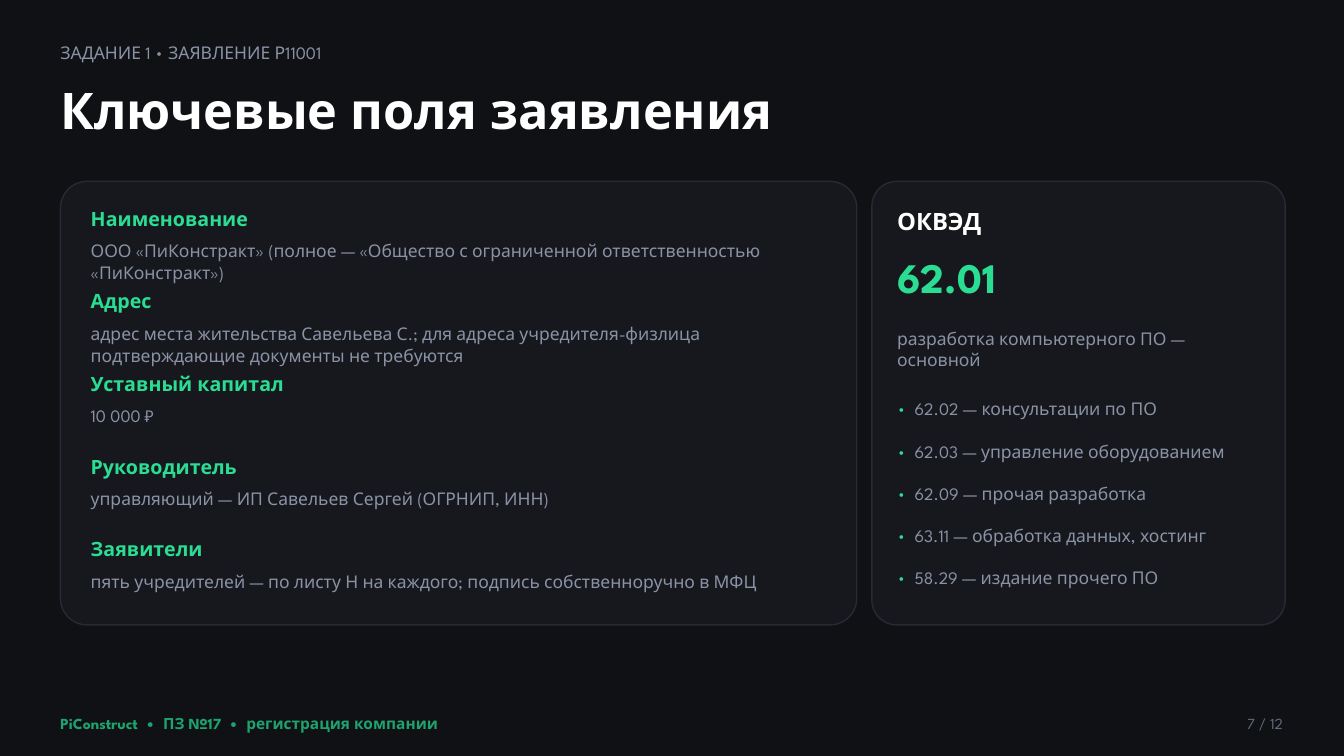
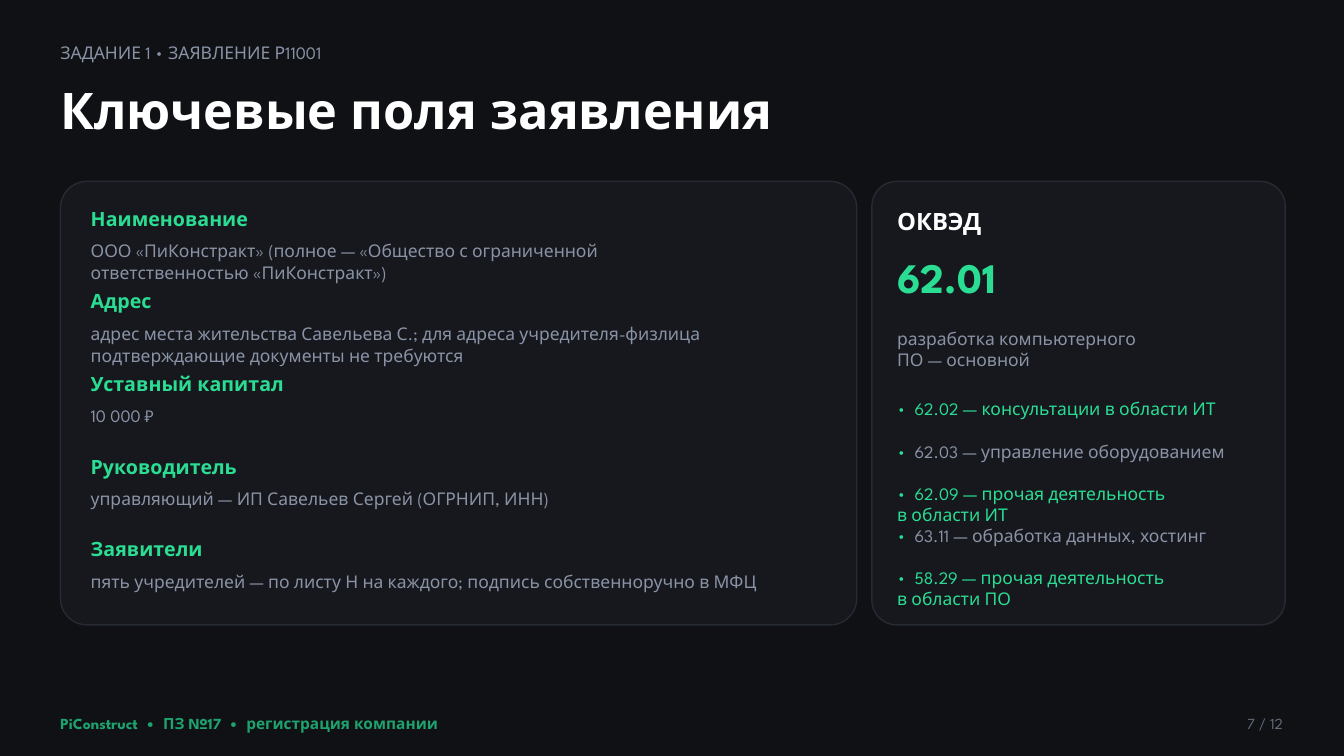
Before and after one commit to Eaglet12IQ/startup-team-1, a slide deck: slide 7 of READMEs/sem_7/week9/attachments/PiConstruct_Регистрация_ООО.pptx. Drawn at 1344x756 pixels with LibreOffice and Linux fonts; fonts in the diff are those of the drawing. Boxes give left, top, right and bottom in pixels: in the first picture for what was removed or moved away, otherwise in the second. Text is boxed around its words. In the diff, an @@ line names an element or a change of style, - is before the commit and + after.

```diff
--- a/READMEs/sem_7/week9/attachments/PiConstruct_Регистрация_ООО.pptx
+++ b/READMEs/sem_7/week9/attachments/PiConstruct_Регистрация_ООО.pptx
@@ text "ООО «ПиКонстракт» (полное — «Общество ..." rewrapped from [91,244,760,283] to [91,244,598,283] @@
@@ text "разработка компьютерного ПО — основной" rewrapped from [897,332,1166,366] to [897,332,1136,366] @@
@@ text at [915,401,1215,419]: text changed; text colour #8A93A6 to #2BDD93 @@
-• 62.02 — консультации по ПО
+• 62.02 — консультации в области ИТ
@@ text at [897,488,1165,521]: text changed; text colour #8A93A6 to #2BDD93 @@
-• 62.09 — прочая разработка
+• 62.09 — прочая деятельность в области ИТ
@@ text at [897,572,1164,605]: text changed; text colour #8A93A6 to #2BDD93 @@
-• 58.29 — издание прочего ПО
+• 58.29 — прочая деятельность в области ПО
```
Also in this commit, not shown: 8 other slides changed, 15 other files.
